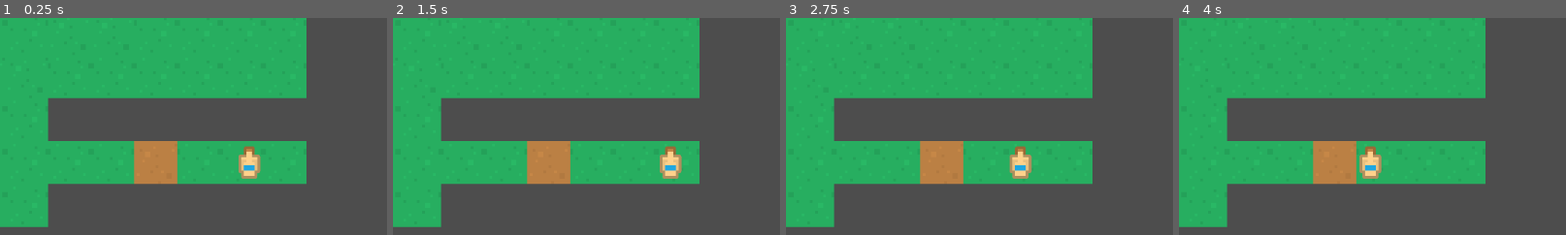
Above: before the commit, frames 1-4 (left to right).
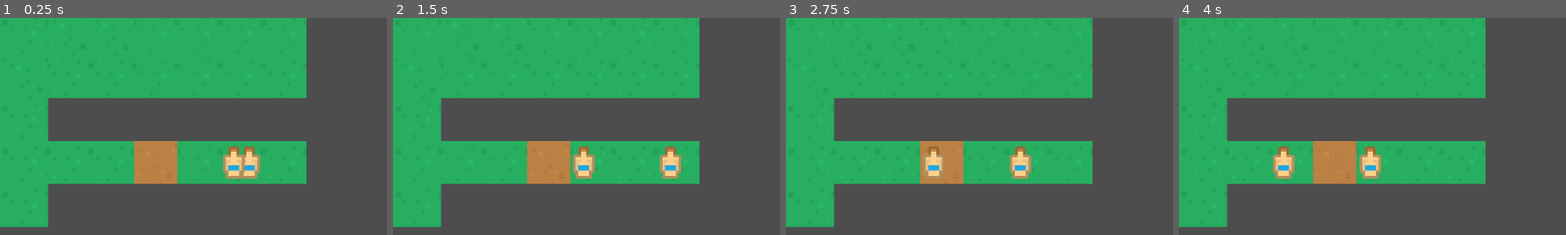
Above: after the commit, the same moments.

Repository: ApostolisSiampanis/intelligent-agents
Game: Godot game, scene res://scenes/main_scene.tscn
Same seed, same stepped clock (60 frames per second), same inputs: the game is played once before the commit and once after it.
Inputs:
- Up to frame 1 (0.25 s): no input
- Up to frame 2 (1.5 s): no input
- Up to frame 3 (2.75 s): no input
- Up to frame 4 (4 s): no input
The pictures show only the part of the screen within x 38-87%, y 50-100%; the shares and areas given below are measured in that part.

The runs differ from the first frame. In frame 1, 0.7% of the frame differs, in the area x 57-68%, y 58-75%; in frame 2, 0.7%; in frame 3, 0.6%; in frame 4, 0.7%, in the area x 24-53%, y 58-75%.

Commit message:
Shuffle adjacent tiles
Co-Authored-By: Apostolis Siampanis <75365398+ApostolisSiampanis@users.noreply.github.com>

Diff:
--- a/scripts/tile_map.gd
+++ b/scripts/tile_map.gd
@@ -29,4 +29,5 @@
 
 		adjacent_tiles.append(tile_info)
 
+	adjacent_tiles.shuffle()
 	return adjacent_tiles
